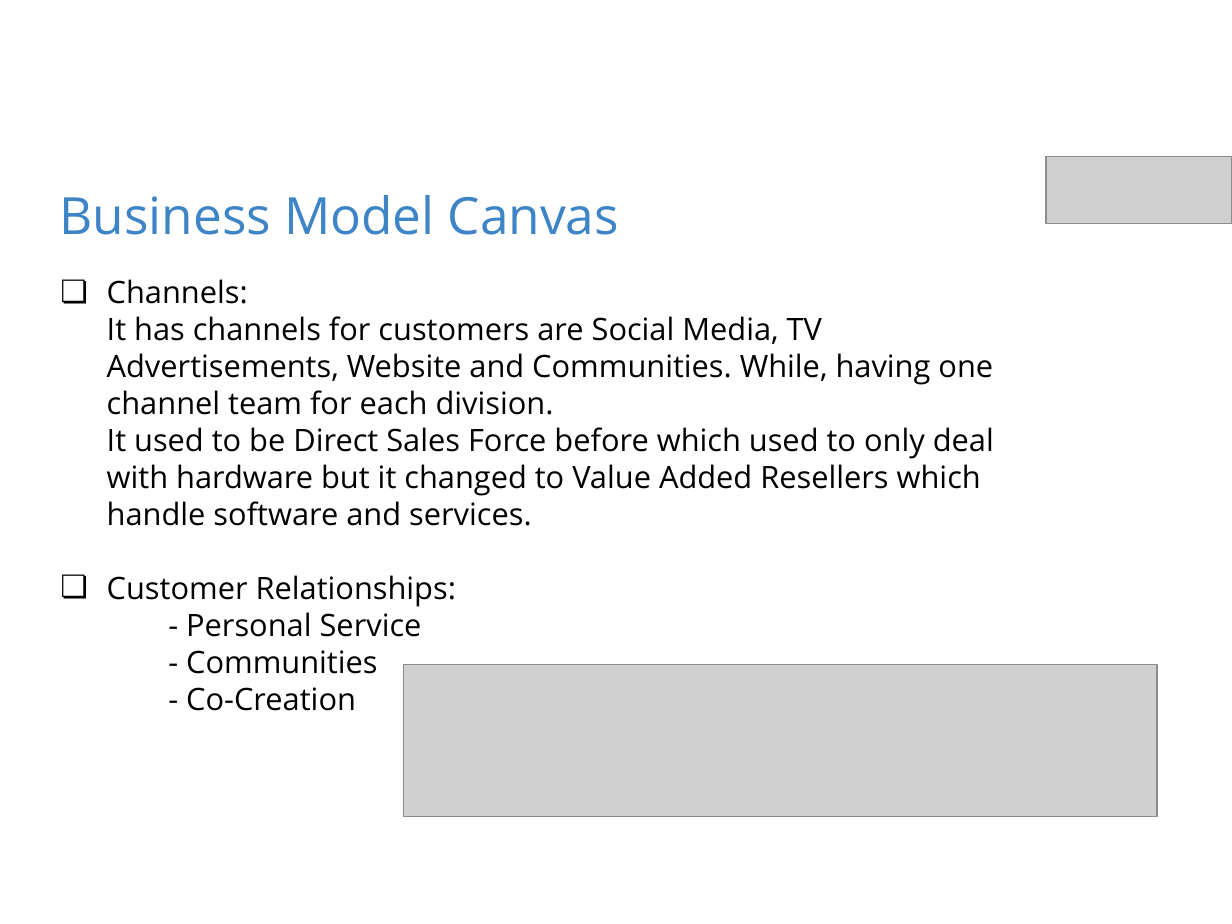
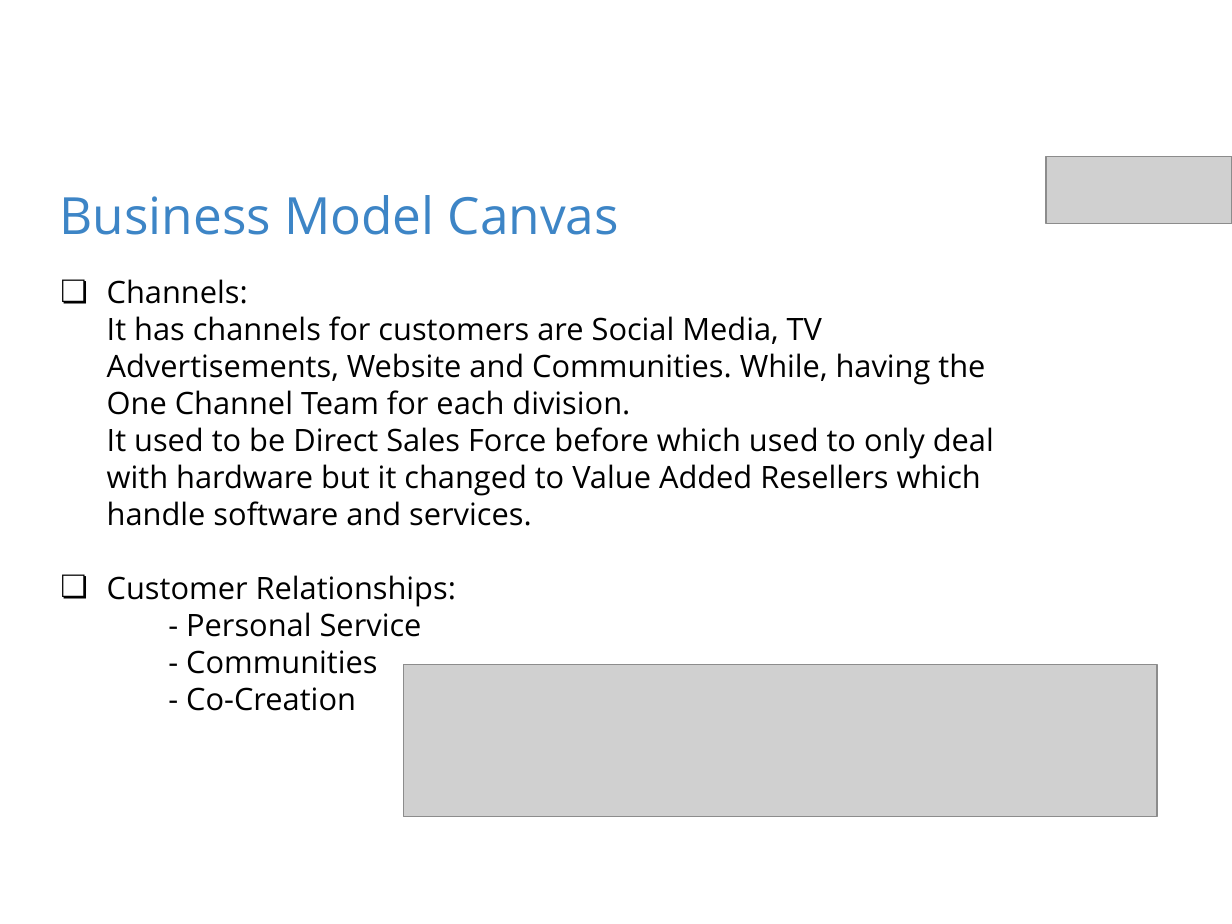
Before and after one commit to likithshekar/Case_Study_KM, a slide deck: slide 9 of IBM Case Study.pptx. Drawn at 1232x924 pixels with LibreOffice and Linux fonts; fonts in the diff are those of the drawing; grey boxes stand for pictures; background and template pictures are left out. Boxes give left, top, right and bottom in pixels: in the first picture for what was removed or moved away, otherwise in the second. Text is boxed around its words. In the diff, an @@ line names an element or a change of style, - is before the commit and + after.

```diff
--- a/IBM Case Study.pptx
+++ b/IBM Case Study.pptx
@@ text at <box>107,316,985,415</box>: text changed @@
-It has channels for customers are Social Media, TV Advertisements, Website and Communities. While, having one channel team for each division.
+It has channels for customers are Social Media, TV Advertisements, Website and Communities. While, having the One Channel Team for each division.
```
Also in this commit, not shown: 5 other slides changed, 1 other file.
